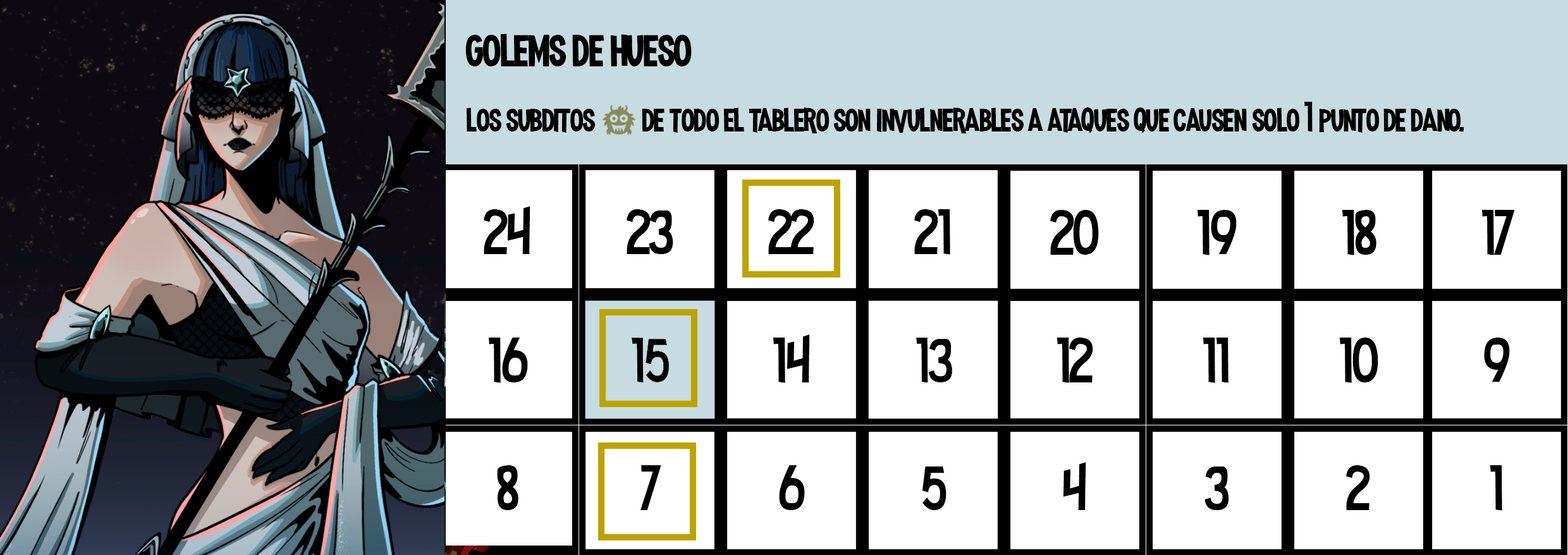
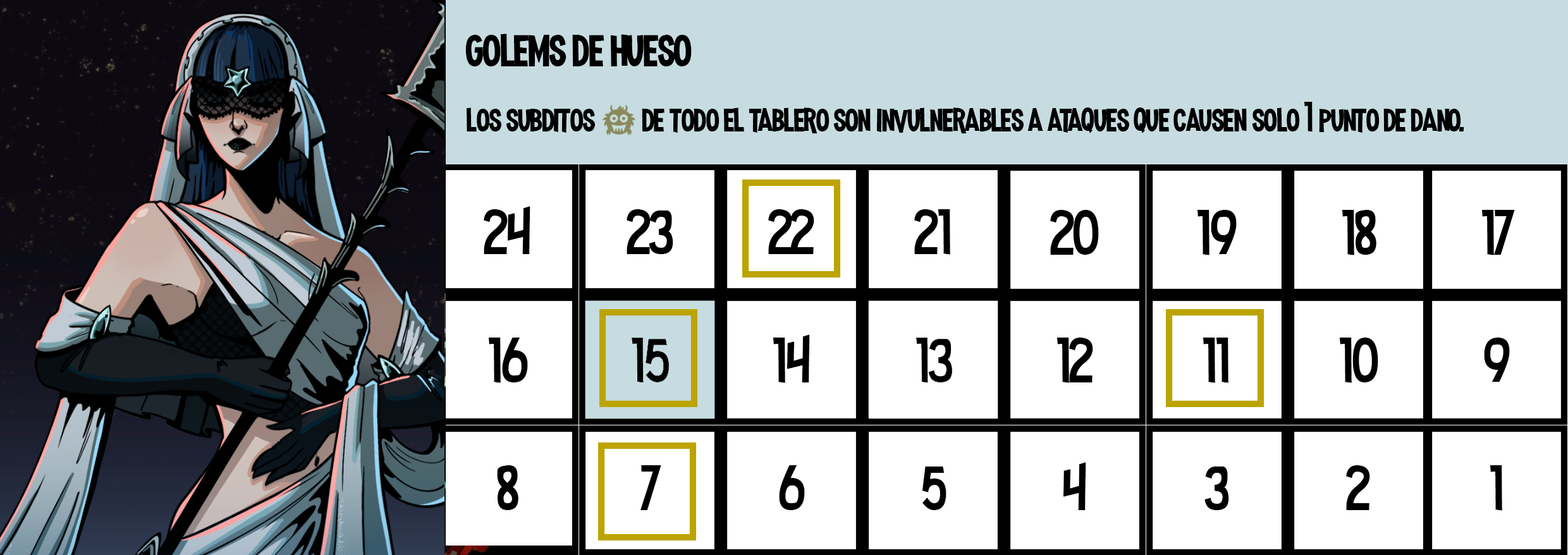
Layer changes from the first 1568 x 555 image to the second:
added layer "Rectángulo 1" (3rd of 4, in "Grupo 1") in group "Grupo 1" over [1165,309,1264,408]